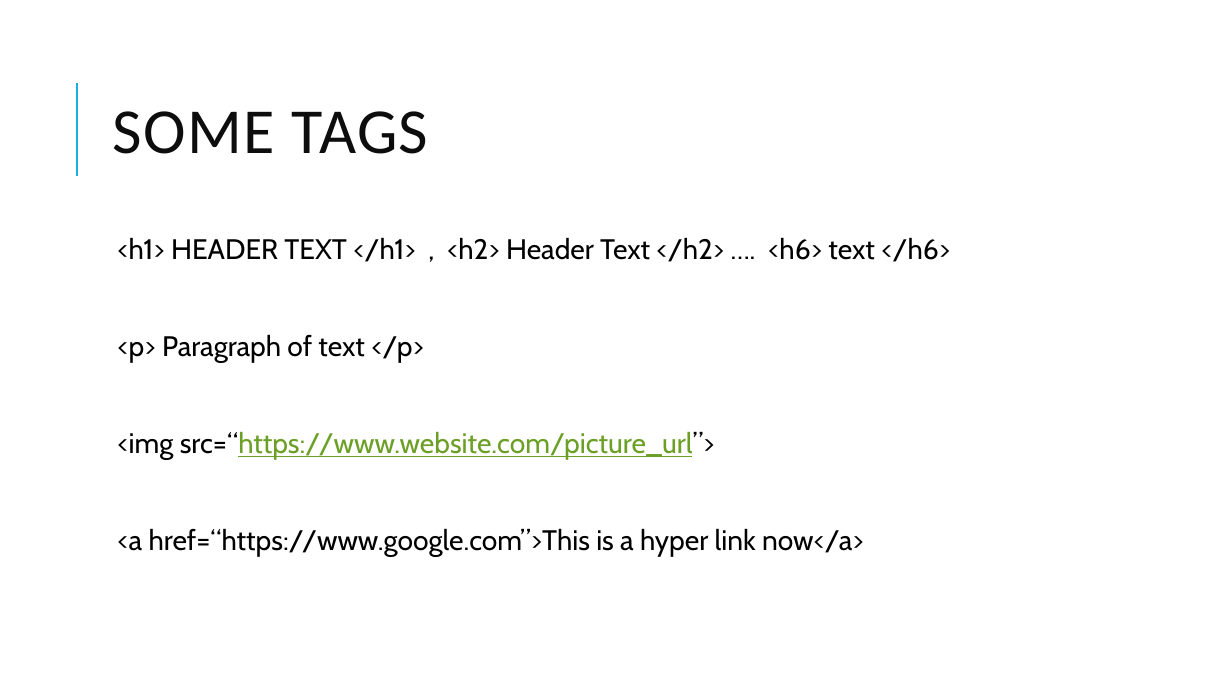
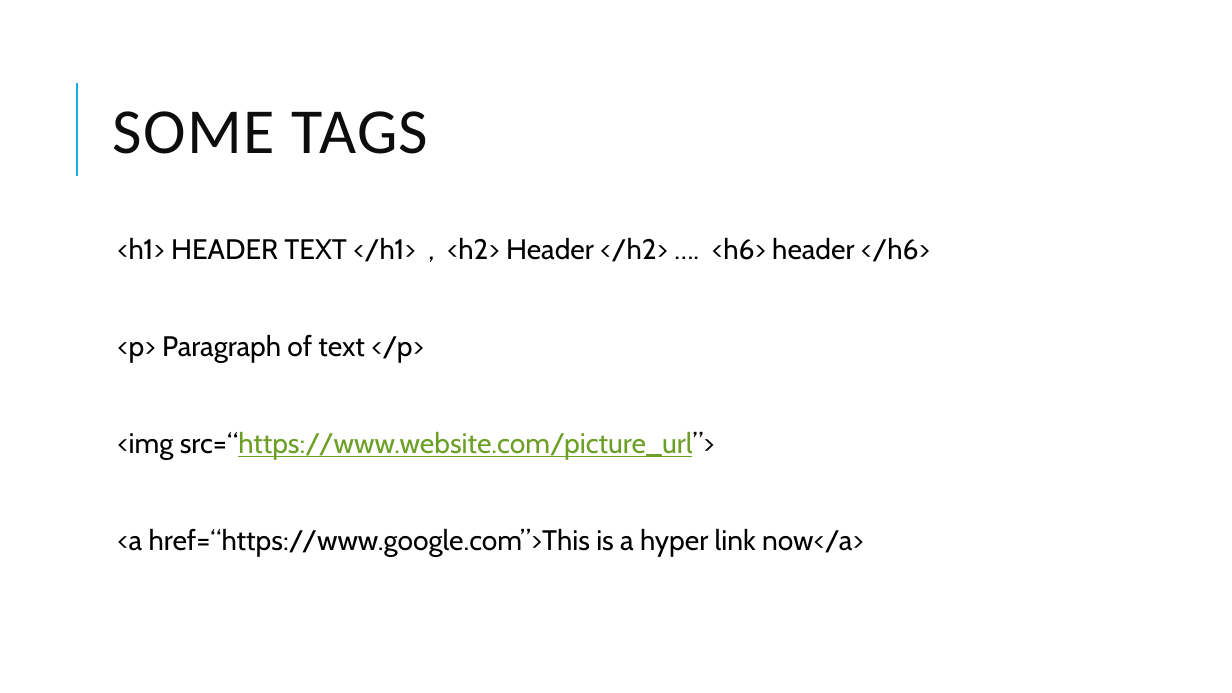
Before and after one commit to Will-Guthrie/HTML-Presentation, a slide deck: slide 11 of HTML and CSS.pptx (slide 8 before the commit). Drawn at 1232x693 pixels with LibreOffice and Linux fonts; fonts in the diff are those of the drawing. Boxes give left, top, right and bottom in pixels: in the first picture for what was removed or moved away, otherwise in the second. Text is boxed around its words. In the diff, an @@ line names an element or a change of style, - is before the commit and + after.

```diff
--- a/HTML and CSS.pptx
+++ b/HTML and CSS.pptx
@@ text at bbox=[117, 237, 930, 262]: text changed @@
-  <h1> HEADER TEXT </h1> , <h2> Header Text </h2> …. <h6> text </h6>
+  <h1> HEADER TEXT </h1> , <h2> Header </h2> …. <h6> header </h6>
```
Also in this commit, not shown: 2 other slides changed, 5 slides added, 1 other file.
